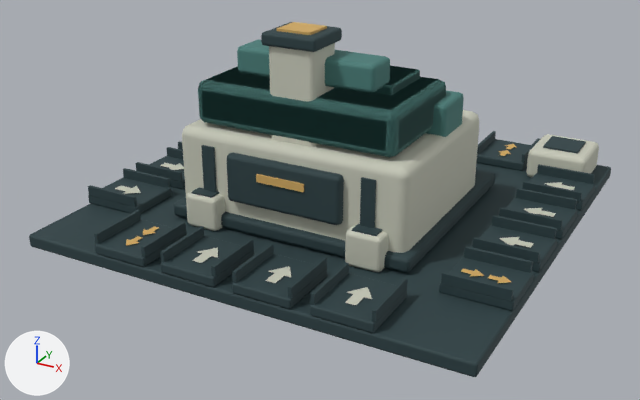
An edit to the glTF model client/assets/prototypes/base_core_outline/core-outline.glb, drawn before and after from the same camera.
Rendered twice from a 50 mm camera at (5.17, -10.13, 5.12) aimed at (-0.09, -0.58, 0.34). The axes (+X, +Y, +Z) are drawn at lower left. The lights are the same throughout. The picture after the commit comes second. Where no turn or scale is listed for an object, it has been applied to the vertices. Vertices at exactly the same position are counted once.

Objects in the first picture: 'II_Mesh0', 'LogisticsRing_Mesh0', 'StatusMounts_Mesh0', 'Structure_Mesh0'.
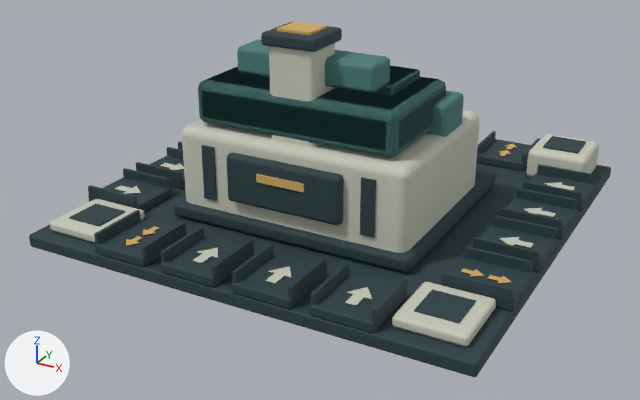
Boxes [x1, y1, x2, y2] around the edits, measured in the pictures (640 x 400 px; the box of a moved part takes in the faces that stretch with it):
'Structure_Mesh0', reshaped (13% wider, 16% taller): before [115, 43, 599, 305]; after [50, 43, 599, 346]
part 1 of me_mesh_0, moved or reshaped: before [526, 134, 599, 177]; after [50, 199, 145, 243]
part 2 of me_mesh_0, moved or reshaped: before [186, 189, 225, 231]; after [526, 134, 599, 177]
part 3 of me_mesh_0, moved or reshaped: before [345, 225, 389, 272]; after [392, 282, 496, 346]
part 4 of me_mesh_1, moved or reshaped: before [543, 136, 586, 153]; after [69, 204, 125, 226]
part 5 of me_mesh_1, moved or reshaped: before [192, 187, 219, 198]; after [543, 136, 586, 153]
part 6 of me_mesh_1, moved or reshaped: before [352, 224, 382, 236]; after [414, 289, 476, 324]

The change, as a diff of the scene's bpy script:
```diff
--- a/client/assets/prototypes/base_core_outline/core-outline.glb.py
+++ b/client/assets/prototypes/base_core_outline/core-outline.glb.py
@@ me_mesh_0 @@
 # used by ob_structure_mesh0; location = (0.0, 0.0, 0.0)
-me_mesh_0.from_pydata(...)  # 532 vertices, 924 faces; spans x -2.83..2.83, y -2.79..2.8, z 0.18..2.72
+me_mesh_0.from_pydata(...)  # 532 vertices, 924 faces; spans x -2.83..2.83, y -2.8..2.8, z 0.18..2.72
+# me_mesh_0 part 1: 56 of 532 vertices moved; they spanned x 1.98..2.83, y 1.9..2.8, z 0.18..0.62 and now span x -2.83..-1.98, y -2.8..-1.9, z 0.18..0.32; mean shift (-4.8, -4.7, -0.15); largest move (2.06, 1.98, 0.62) -> (-2.78, -2.76, 0.32)
+# me_mesh_0 part 2: 56 of 532 vertices moved; they spanned x -1.39..-0.91, y -1.82..-1.38, z 0.18..0.64 and now span x 1.98..2.83, y 1.9..2.8, z 0.18..0.62; mean shift (3.55, 3.95, -0.01); largest move (-0.93, -1.4, 0.58) -> (2.8, 2.78, 0.54)
+# me_mesh_0 part 3: 56 of 532 vertices moved; they spanned x 0.91..1.39, y -1.82..-1.38, z 0.18..0.64 and now span x 1.98..2.83, y -2.8..-1.9, z 0.18..0.32; mean shift (1.25, -0.75, -0.16); largest move (1.33, -1.76, 0.64) -> (2.78, -2.76, 0.32)
 me_mesh_0.materials.append(mat_outline_shell)
@@ me_mesh_1 @@
 me_mesh_1.from_pydata(...)  # 1440 vertices, 2640 faces; spans x -3.0..3.0, y -3.0..3.0, z 0.0..2.77
 # used by ob_logisticsring_mesh0; location = (0.0, 0.0, 0.0)
+# me_mesh_1 part 4: the loose piece of 8 vertices spanning x 2.15..2.65, y 2.1..2.6, z 0.62..0.65 is moved by (-4.8, -4.7, -0.31)
+# me_mesh_1 part 5: the loose piece of 8 vertices spanning x -1.3..-1.0, y -1.76..-1.53, z 0.64..0.66 is scaled about its middle by (1.61, 2.17, 1), then moved by (3.55, 4.0, -0.01)
+# me_mesh_1 part 6: the loose piece of 8 vertices spanning x 1.0..1.3, y -1.76..-1.53, z 0.64..0.66 is scaled about its middle by (1.61, 2.17, 0.72), then moved by (1.25, -0.7, -0.32)
 me_mesh_1.materials.append(mat_outline_frame)
```
